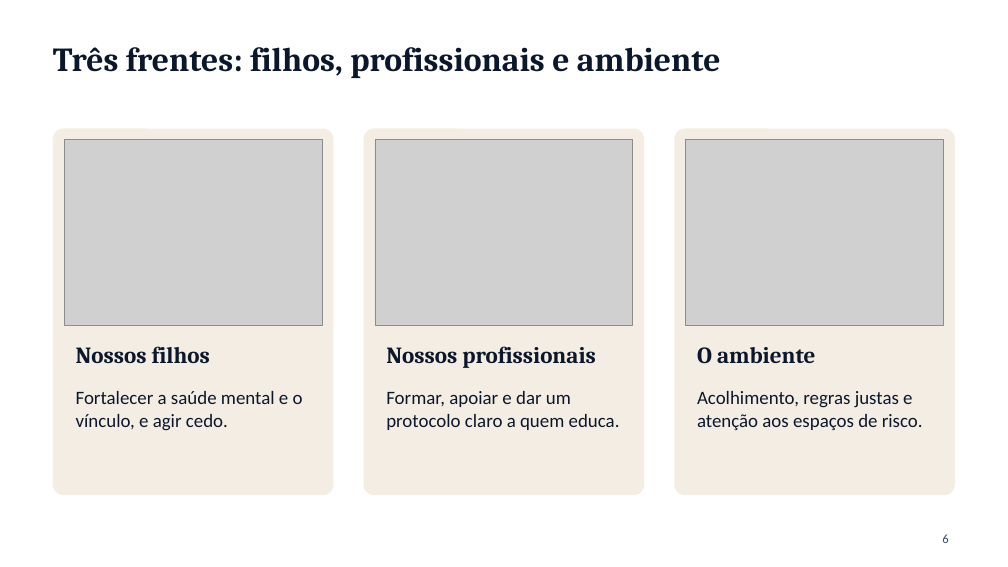
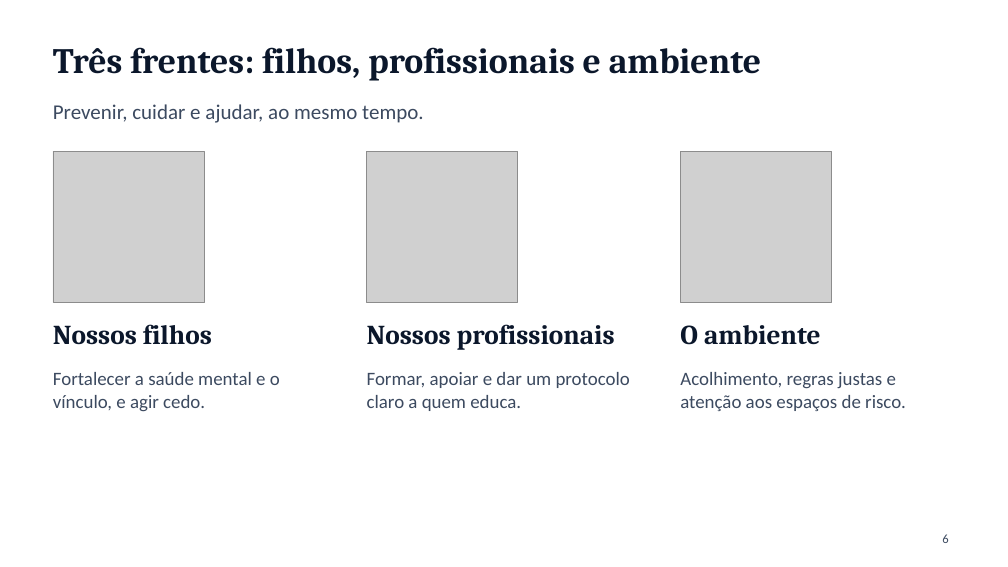
Before and after one commit to ebarroso12/ocorpoexplica, a slide deck: slide 6 of apresentacoes/bullying-saude-mental-escola.pptx. Drawn at 1008x567 pixels with LibreOffice and Linux fonts; fonts in the diff are those of the drawing; grey boxes stand for pictures; background and template pictures are left out. Boxes give left, top, right and bottom in pixels: in the first picture for what was removed or moved away, otherwise in the second. Text is boxed around its words. In the diff, an @@ line names an element or a change of style, - is before the commit and + after.

```diff
--- a/apresentacoes/bullying-saude-mental-escola.pptx
+++ b/apresentacoes/bullying-saude-mental-escola.pptx
@@ title "Três frentes: filhos, profissionais e ..." at [53,47,761,81]: size 32 to 34 pt @@
@@ text added at [53,104,424,123], 20 pt, text #3C4A60 @@
+Prevenir, cuidar e ajudar, ao mesmo tempo.
@@ rounded rectangle removed at [53,129,333,495] @@
@@ rounded rectangle removed at [364,129,644,495] @@
@@ picture removed at [375,140,633,325] @@
@@ rounded rectangle removed at [675,129,955,495] @@
@@ picture removed at [686,140,944,325] @@
@@ picture: place and size @@
-picture at [64,140,322,325]
+picture at [53,151,204,302]
@@ picture added at [367,151,518,302] @@
@@ picture added at [681,151,832,302] @@
@@ text "Nossos filhos": place and size @@
-text "Nossos filhos" at [76,346,210,363]
+text "Nossos filhos" at [53,324,212,345]
@@ text "Nossos profissionais": place and size @@
-text "Nossos profissionais" at [386,346,596,368]
+text "Nossos profissionais" at [367,324,615,350]
@@ size 22 to 26 pt in 3 elements at [53,324,212,345], [367,324,615,350], [680,325,821,345] @@
@@ text "O ambiente": place and size @@
-text "O ambiente" at [697,347,816,364]
+text "O ambiente" at [680,325,821,345]
@@ text "Fortalecer a saúde mental e ...": place and size @@
-text "Fortalecer a saúde mental e ..." at [76,391,303,431]
+text "Fortalecer a saúde mental e ..." at [53,372,280,412]
@@ text "Formar, apoiar e dar um ...": place and size @@
-text "Formar, apoiar e dar um ..." at [386,391,620,430]
+text "Formar, apoiar e dar um ..." at [367,372,630,411]
@@ text colour #0B172B to #3C4A60 in 3 elements at [53,372,280,412], [367,372,630,411], [680,372,906,411] @@
@@ text "Acolhimento, regras justas e atenção ...": place and size @@
-text "Acolhimento, regras justas e atenção ..." at [697,391,923,430]
+text "Acolhimento, regras justas e atenção ..." at [680,372,906,411]
```
Also in this commit, not shown: 12 other slides changed, 8 other files.
